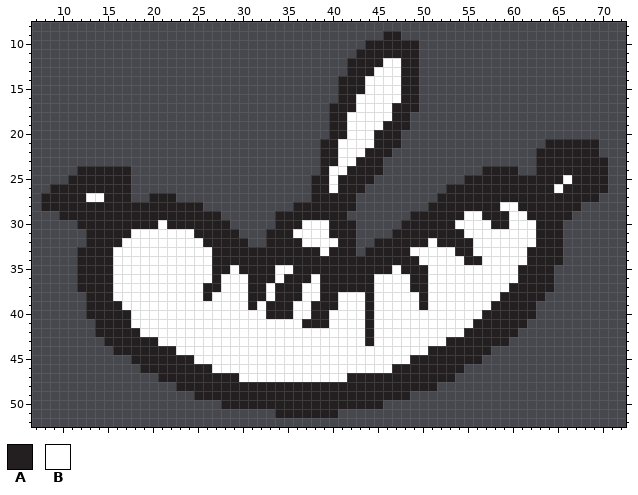
Sprite sheet, stored at images/food/hotdog.png. The picture above is the old version.
The file is 80x60 pixels. Shown: x 7..72, y 8..52.
Palette (. is transparent): A #231f20  B #ffffff
Now the later version:
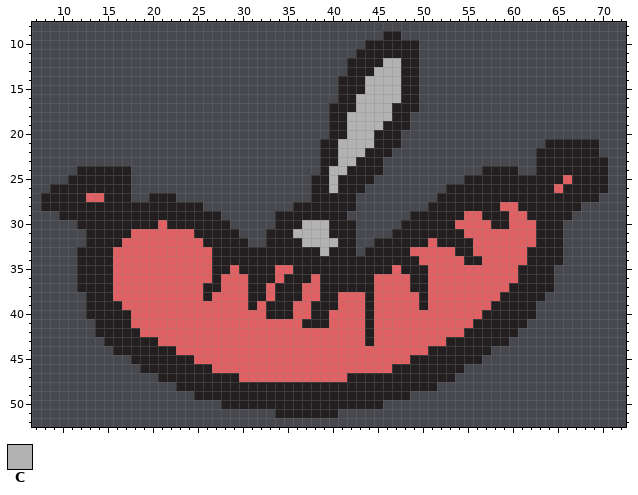
Colours new in this view: C #b2b2b2
Diff:
colour B: #ffffff -> #e06163
y 12: x 46..47 BB -> CC
y 13: x 45..47 BBB -> CCC
y 14..15: x 44..47 BBBB -> CCCC
y 16: x 43..47 BBBBB -> CCCCC
y 17: x 43..46 BBBB -> CCCC
y 18: x 42..46 BBBBB -> CCCCC
y 19: x 42..45 BBBB -> CCCC
y 20: x 42..44 BBB -> CCC
y 21: x 41..44 BBBB -> CCCC
y 22: x 41..43 BBB -> CCC
y 23: x 41..42 BB -> CC
y 24: x 40..41 BB -> CC
y 25..26: x 40 B -> C
y 30: x 37..39 BBB -> CCC
y 31: x 36..39 BBBB -> CCCC
y 32: x 37..40 BBBB -> CCCC
y 33: x 39 B -> C
Boxes around the changes in both pictures, in picture pixels (x1, y1, x2, y2):
changed: (86, 58, 572, 382)
